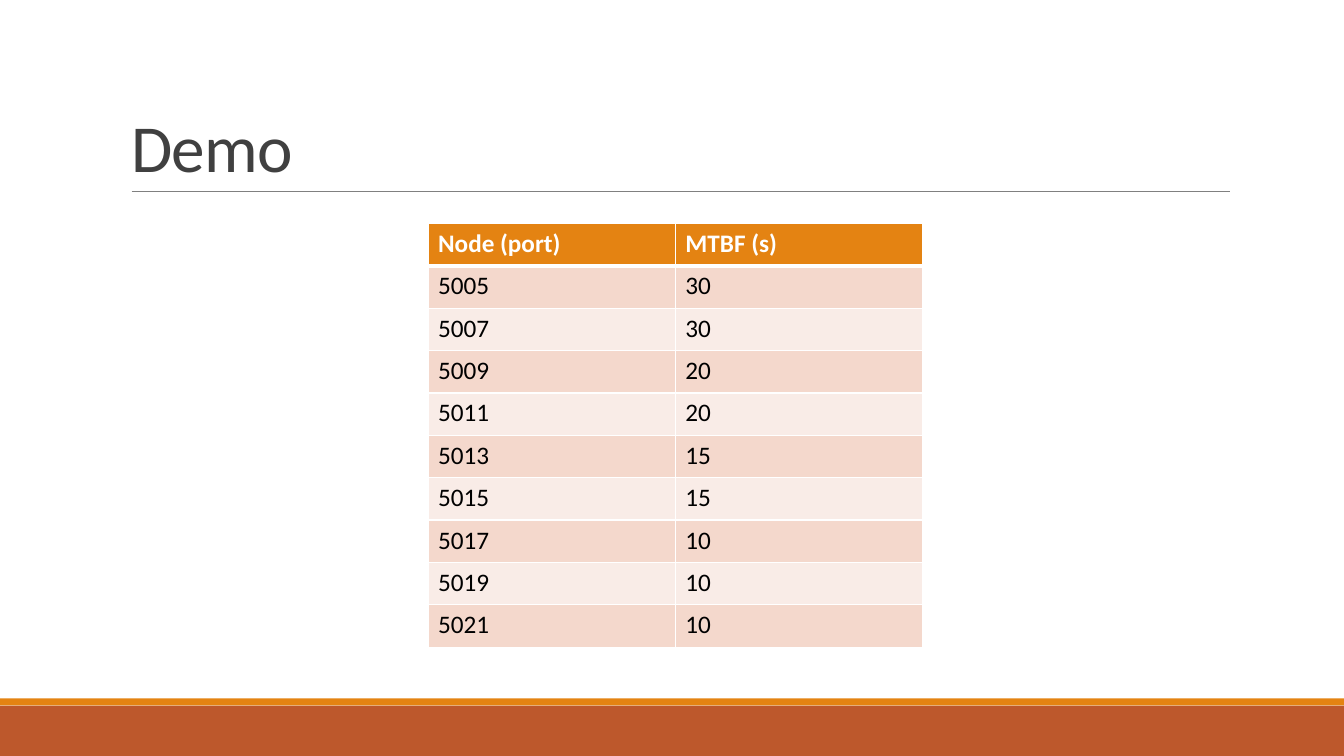
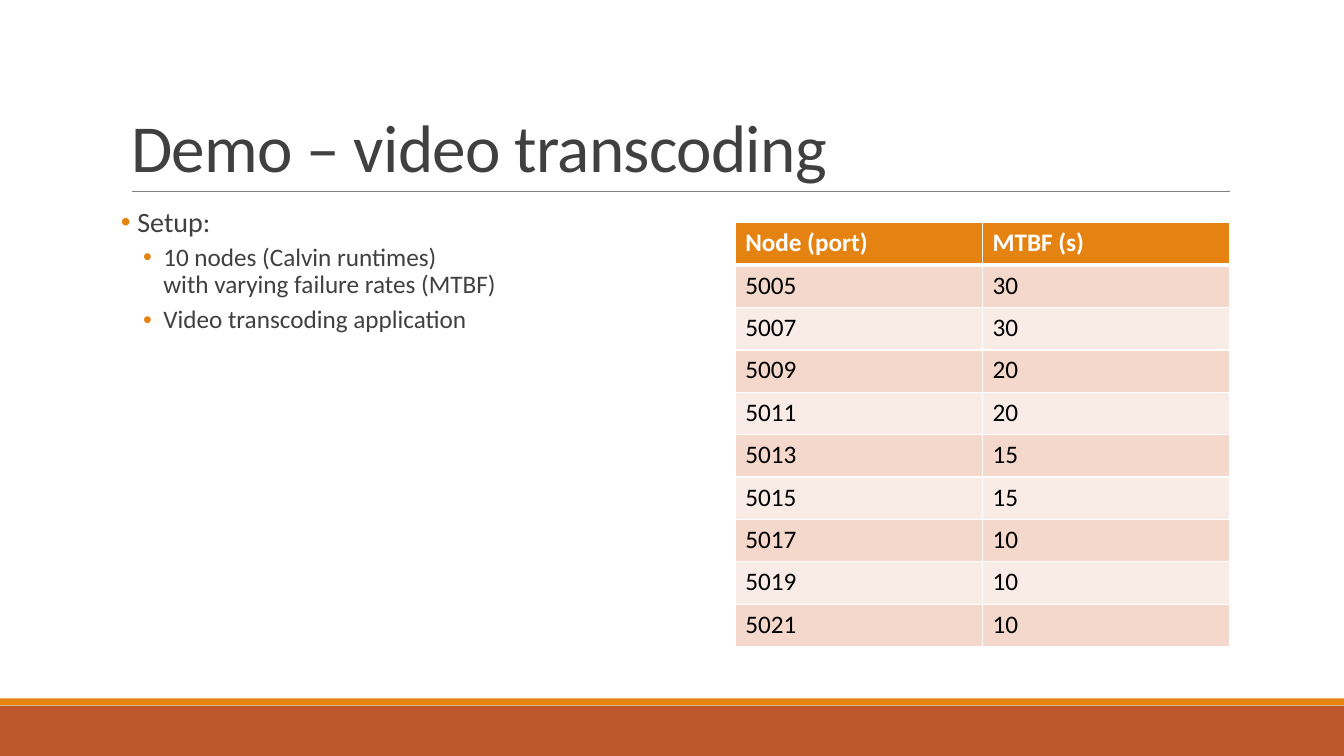
Before and after one commit to PStahl/master_thesis, a slide deck: slide 54 of presentation/presentation2.pptx. Drawn at 1344x756 pixels with LibreOffice and Linux fonts; fonts in the diff are those of the drawing. Boxes give left, top, right and bottom in pixels: in the first picture for what was removed or moved away, otherwise in the second. Text is boxed around its words. In the diff, an @@ line names an element or a change of style, - is before the commit and + after.

Commit message:
update presentation

```diff
--- a/presentation/presentation2.pptx
+++ b/presentation/presentation2.pptx
@@ title at (131, 125, 827, 184): text changed @@
-Demo
+Demo – video transcoding
@@ text added at (137, 214, 495, 333), 18 pt, text #404040 @@
+• Setup:
+  • 10 nodes (Calvin runtimes)
+    with varying failure rates (MTBF)
+  • Video transcoding application
@@ table: place and size @@
-table at (429, 224, 923, 648)
+table at (735, 223, 1229, 647)
```
Also in this commit, not shown: 1 slide added.
